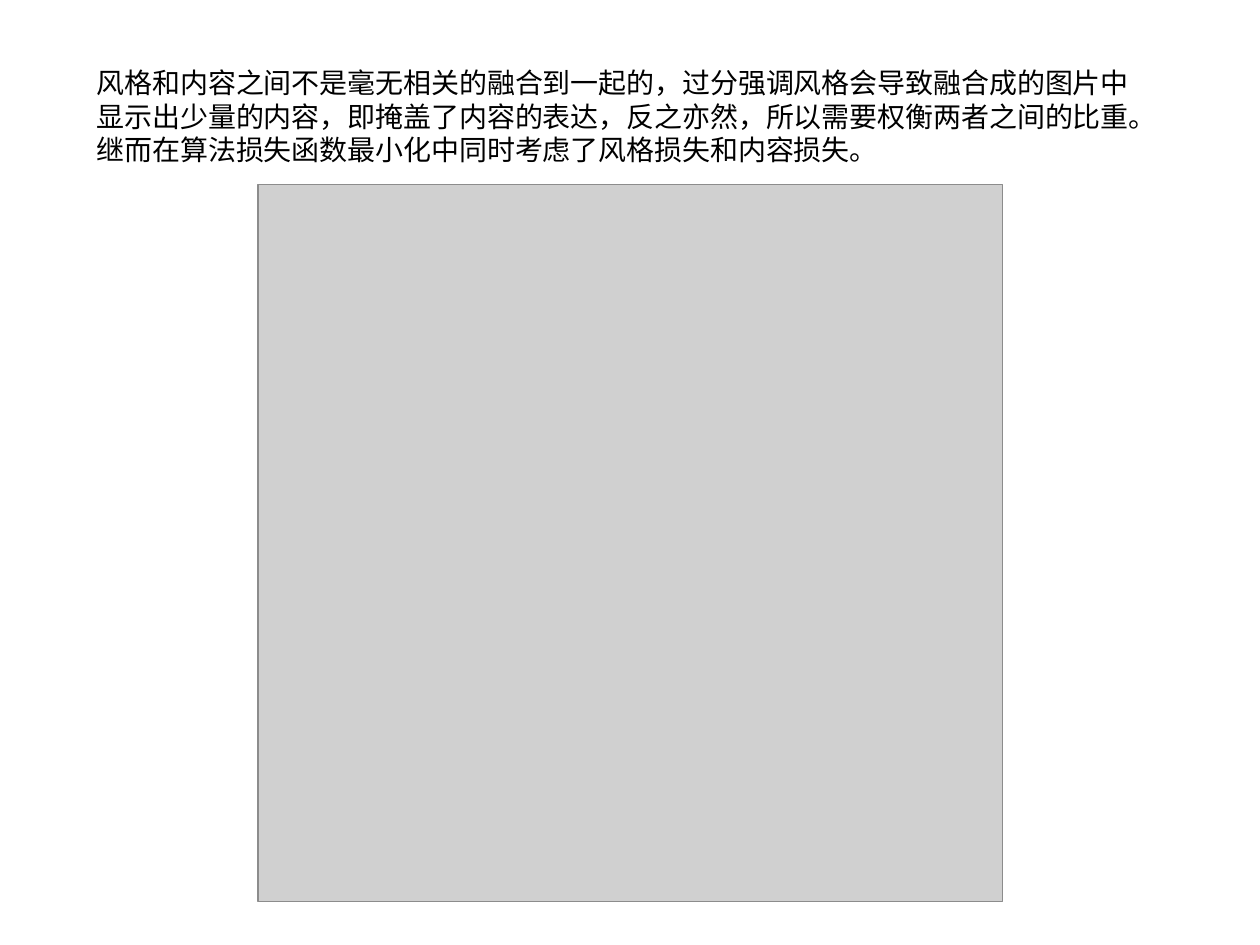
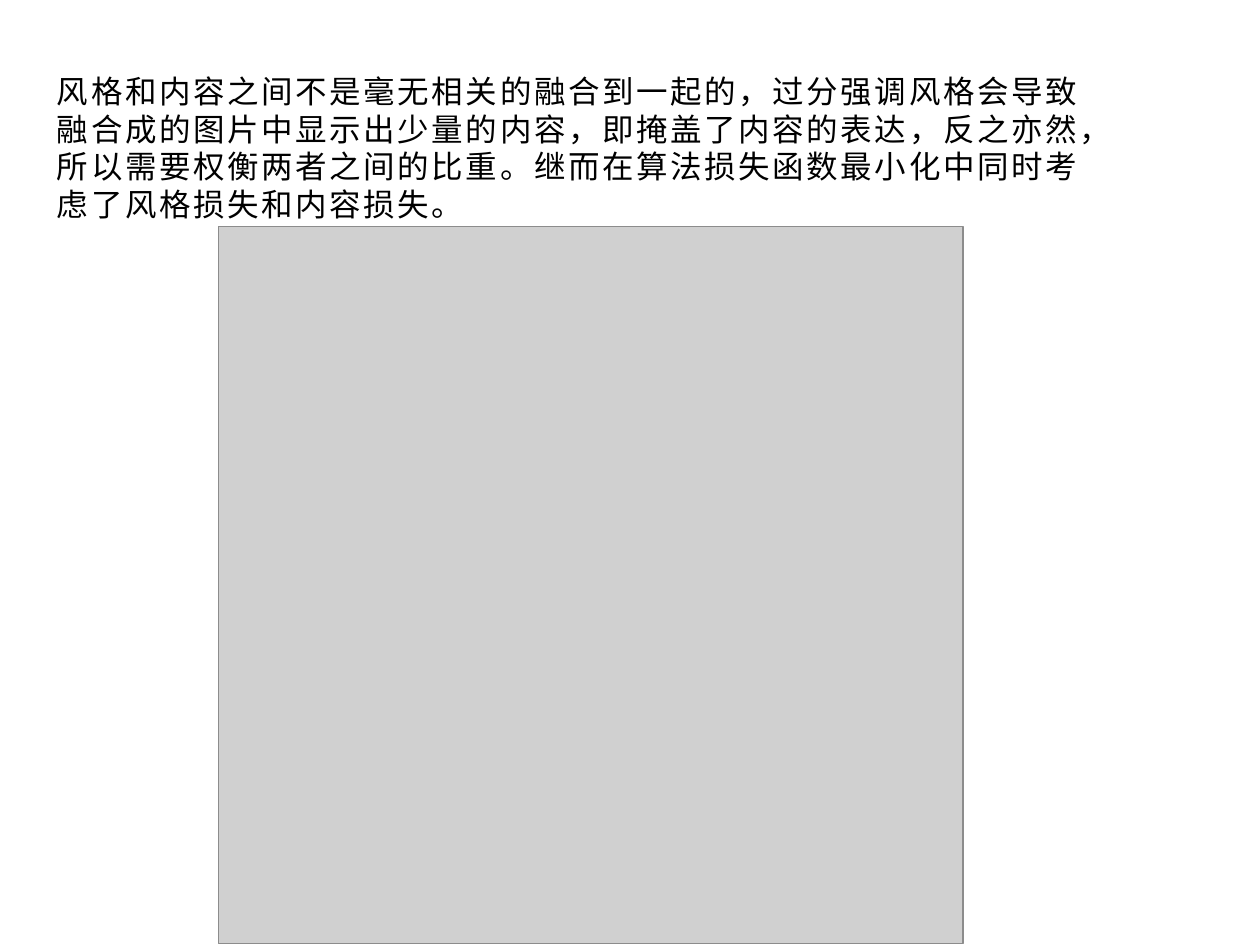
Before and after one commit to xionglong58/github, a slide deck: slide 5 of demo.pptx. Drawn at 1260x945 pixels with LibreOffice and Linux fonts; fonts in the diff are those of the drawing; grey boxes stand for pictures. Boxes give left, top, right and bottom in pixels: in the first picture for what was removed or moved away, otherwise in the second. Text is boxed around its words. In the diff, an @@ line names an element or a change of style, - is before the commit and + after.

```diff
--- a/demo.pptx
+++ b/demo.pptx
@@ text "风格和内容之间不是毫无相关的融合到一起的，过分强调风格会导致融合成的图片中显示出少量的内容，即掩盖了内容的表达，反之亦然 ...": place and size @@
-text "风格和内容之间不是毫无相关的融合到一起的，过分强调风格会导致融合成的图片中显示出少量的内容，即掩盖了内容的表达，反之亦然 ..." at [97,69,1157,163]
+text "风格和内容之间不是毫无相关的融合到一起的，过分强调风格会导致融合成的图片中显示出少量的内容，即掩盖了内容的表达，反之亦然 ..." at [57,76,1111,219]
@@ text "风格和内容之间不是毫无相关的融合到一起的，过分强调风格会导致融合成的图片中显示出少量的内容，即掩盖了内容的表达，反之亦然 ..." at [57,76,1111,219]: size 16 to 18 pt, letter spacing 0 to 1.5 pt @@
@@ picture: place and size @@
-picture at [258,185,1003,902]
+picture at [218,227,963,944]
```
Also in this commit, not shown: 3 other slides changed, 1 slide added.
